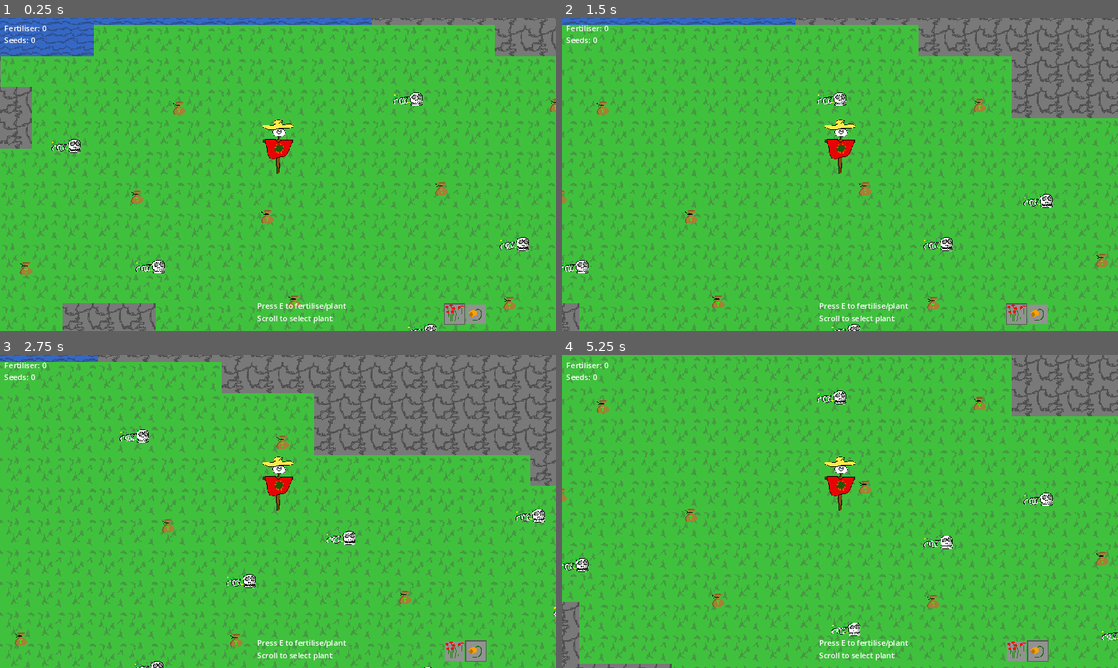
Above: before the commit, frames 1-4 (two rows, left to right).
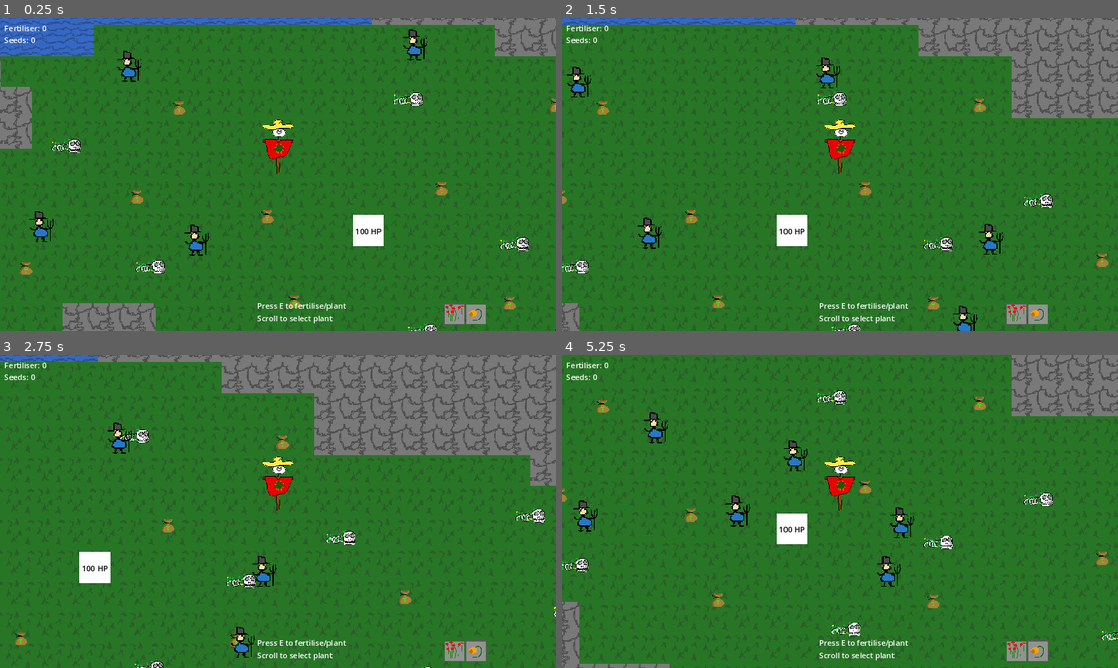
Above: after the commit, the same moments.

Repository: coat-soup/pixel-jam-2025
Game: Godot game, scene res://levels/gameplay_prototyping.tscn
Same seed, same stepped clock (60 frames per second), same inputs: the game is played once before the commit and once after it.
Inputs (mouse positions are in pixels of both pictures, inside the frame that each line leads up to):
- Up to frame 1 (0.25 s): no input
- Up to frame 2 (1.5 s): tap E (interact) at 0.5 s; move the mouse to (962, 158) at 0.52 s; hold D (right) 0.53-1.25 s; hold E (interact) 0.53-1.25 s; click (962, 158) at 0.67 s; drag from (728, 190) to (828, 99) at 1.27 s
- Up to frame 3 (2.75 s): tap E (interact) at 2 s; move the mouse to (333, 442) at 2.02 s; hold D (right) from 2.03 s (still down); hold E (interact) from 2.03 s (still down); tap Mouse wheel up (next_plant) at 2.1 s
- Up to frame 4 (5.25 s): release D (right) at 2.75 s; release E (interact) at 2.75 s; drag from (812, 574) to (901, 539) at 2.77 s; tap E (interact) at 3.5 s; move the mouse to (1006, 558) at 3.52 s; hold A (left) 3.53-4.25 s; hold E (interact) 3.53-4.25 s; tap O at 3.6 s; drag from (673, 464) to (1034, 539) at 4.27 s; move the mouse to (867, 511) at 5.02 s; hold S (down) from 5.03 s (still down); hold E (interact) from 5.03 s (still down); tap Shift at 5.1 s; click (867, 511) at 5.17 s

The runs differ from the first frame. In frame 1, 90% of the frame differs, in the area x 0-100%, y 2-100%; in frame 2, 88%; in frame 3, 81%; in frame 4, 93%, in the area x 0-100%, y 0-100%.

Commit message:
shrine, enemies, & plant attacks

Diff:
--- a/UI/bar_slot_sprite.tscn
+++ b/UI/bar_slot_sprite.tscn
@@ -9,6 +9,7 @@
 
 [node name="Outline" type="ColorRect" parent="."]
 visible = false
+layout_mode = 0
 offset_left = -2.0
 offset_top = -2.0
 offset_right = 42.0
@@ -16,6 +17,7 @@
 color = Color(0.355314, 0.355314, 0.355313, 1)
 
 [node name="BG" type="ColorRect" parent="."]
+layout_mode = 0
 offset_right = 40.0
 offset_bottom = 40.0
 color = Color(0.572988, 0.572988, 0.572988, 1)
--- /dev/null
+++ b/enemies/enemy.gd
@@ -0,0 +1,34 @@
+extends CharacterBody2D
+class_name Enemy
+
+@export var game_manager : GameManager
+@export var speed := 50.0
+@export var damage := 5
+@export var attack_speed := 0.5
+
+@export var max_health := 15
+@onready var cur_health : int = max_health
+
+var time_to_attack := 0.0
+
+
+func _physics_process(delta: float) -> void:
+	var dir := (game_manager.shrine.position - position).normalized()
+	velocity = dir * speed
+	move_and_slide()
+
+	if time_to_attack > 0:
+		time_to_attack -= delta
+	elif position.distance_to(game_manager.shrine.position) <= 50.0:
+		game_manager.damage_shrine(damage)
+		time_to_attack = 1.0/attack_speed
+
+
+func take_damage(amount : int):
+	cur_health -= amount
+	if cur_health <= 0:
+		die()
+
+
+func die():
+	queue_free()
--- a/enemies/enemy.tscn
+++ b/enemies/enemy.tscn
@@ -1,5 +1,19 @@
-[gd_scene format=3 uid="uid://bcd8t2vl5nta6"]
+[gd_scene load_steps=4 format=3 uid="uid://bcd8t2vl5nta6"]
 
-[node name="Enemy" type="Node2D"]
+[ext_resource type="Script" path="res://enemies/enemy.gd" id="1_cgad8"]
+[ext_resource type="Texture2D" uid="uid://d18yilqfkywag" path="res://enemies/sprites/enemy-prot.png" id="2_pvpjj"]
+
+[sub_resource type="CircleShape2D" id="CircleShape2D_2ippk"]
+radius = 22.0
+
+[node name="Enemy" type="CharacterBody2D"]
+script = ExtResource("1_cgad8")
 
 [node name="Sprite2D" type="Sprite2D" parent="."]
+position = Vector2(0, -6)
+texture = ExtResource("2_pvpjj")
+offset = Vector2(0, -18.22)
+
+[node name="CollisionShape2D" type="CollisionShape2D" parent="."]
+position = Vector2(0, -10)
+shape = SubResource("CircleShape2D_2ippk")
--- a/levels/gameplay_prototyping.tscn
+++ b/levels/gameplay_prototyping.tscn
@@ -7,10 +7,13 @@
 [ext_resource type="PackedScene" uid="uid://doodsjk51d3so" path="res://system/scenes/fertiliser.tscn" id="5_oqs7s"]
 [ext_resource type="PackedScene" uid="uid://c3ucbhtcif5xh" path="res://system/scenes/seeds.tscn" id="6_b25l3"]
 [ext_resource type="Resource" uid="uid://v7hxoaplqdxc" path="res://plants/resources/prot_plant_wave.tres" id="7_qpp7y"]
+[ext_resource type="PackedScene" uid="uid://f785xxei2qnq" path="res://system/scenes/shrine.tscn" id="8_nckcs"]
+[ext_resource type="PackedScene" uid="uid://bcd8t2vl5nta6" path="res://enemies/enemy.tscn" id="9_minuh"]
 
-[node name="GameplayPrototyping" type="Node2D"]
+[node name="GameplayPrototyping" type="Node2D" node_paths=PackedStringArray("shrine")]
 y_sort_enabled = true
 script = ExtResource("1_30tsm")
+shrine = NodePath("Shrine")
 
 [node name="TileMapLayer" type="TileMapLayer" parent="."]
 z_index = -100
@@ -106,3 +109,32 @@
 
 [node name="PlantHolder" type="Node2D" parent="."]
 y_sort_enabled = true
+
+[node name="Shrine" parent="." instance=ExtResource("8_nckcs")]
+position = Vector2(89, 137)
+
+[node name="Node" type="Node" parent="."]
+
+[node name="Enemy" parent="Node" node_paths=PackedStringArray("game_manager") instance=ExtResource("9_minuh")]
+position = Vector2(605, 224)
+game_manager = NodePath("../..")
+
+[node name="Enemy2" parent="Node" node_paths=PackedStringArray("game_manager") instance=ExtResource("9_minuh")]
+position = Vector2(-249, 216)
+game_manager = NodePath("../..")
+
+[node name="Enemy3" parent="Node" node_paths=PackedStringArray("game_manager") instance=ExtResource("9_minuh")]
+position = Vector2(-571, 186)
+game_manager = NodePath("../..")
+
+[node name="Enemy4" parent="Node" node_paths=PackedStringArray("game_manager") instance=ExtResource("9_minuh")]
+position = Vector2(-387, -153)
+game_manager = NodePath("../..")
+
+[node name="Enemy5" parent="Node" node_paths=PackedStringArray("game_manager") instance=ExtResource("9_minuh")]
+position = Vector2(220, -203)
+game_manager = NodePath("../..")
+
+[node name="Enemy6" parent="Node" node_paths=PackedStringArray("game_manager") instance=ExtResource("9_minuh")]
+position = Vector2(541, 421)
+game_manager = NodePath("../..")
--- a/plants/resources/prot_plant_shooter.tres
+++ b/plants/resources/prot_plant_shooter.tres
@@ -1,7 +1,8 @@
-[gd_resource type="Resource" script_class="Plant" load_steps=4 format=3 uid="uid://bpem5vv10cdm6"]
+[gd_resource type="Resource" script_class="Plant" load_steps=5 format=3 uid="uid://bpem5vv10cdm6"]
 
 [ext_resource type="PackedScene" uid="uid://2oto82bbvo2k" path="res://plants/scenes/plant_prototype.tscn" id="1_etw7l"]
 [ext_resource type="Script" path="res://plants/scripts/plant.gd" id="1_pnopd"]
+[ext_resource type="PackedScene" uid="uid://d0h8twwaq84qv" path="res://plants/scenes/projectile_attack.tscn" id="1_qs81d"]
 [ext_resource type="Texture2D" uid="uid://dk1ujvte5bdkh" path="res://plants/sprites/plant-prot.png" id="3_ukbx6"]
 
 [resource]
@@ -10,6 +11,7 @@
 prefab_scene = ExtResource("1_etw7l")
 sprite = ExtResource("3_ukbx6")
 growth_time = 8.0
-range = 4
+range = 10
 damage = 4.0
 speed = 0.3
+attack_scene = ExtResource("1_qs81d")
--- a/plants/resources/prot_plant_wave.tres
+++ b/plants/resources/prot_plant_wave.tres
@@ -1,6 +1,7 @@
-[gd_resource type="Resource" script_class="Plant" load_steps=4 format=3 uid="uid://v7hxoaplqdxc"]
+[gd_resource type="Resource" script_class="Plant" load_steps=5 format=3 uid="uid://v7hxoaplqdxc"]
 
 [ext_resource type="PackedScene" uid="uid://c5258de7ktio7" path="res://plants/scenes/plant_prototype_2.tscn" id="1_h27ay"]
+[ext_resource type="PackedScene" uid="uid://d0h8twwaq84qv" path="res://plants/scenes/projectile_attack.tscn" id="1_pfh6w"]
 [ext_resource type="Script" path="res://plants/scripts/plant.gd" id="2_rmumo"]
 [ext_resource type="Texture2D" uid="uid://b8w7adrgo2jja" path="res://plants/sprites/plant-prot-alt.png" id="3_x1ssf"]
 
@@ -10,6 +11,7 @@
 prefab_scene = ExtResource("1_h27ay")
 sprite = ExtResource("3_x1ssf")
 growth_time = 8.0
-range = 4
+range = 10
 damage = 4.0
 speed = 0.3
+attack_scene = ExtResource("1_pfh6w")
--- a/plants/scenes/plant_prototype.tscn
+++ b/plants/scenes/plant_prototype.tscn
@@ -1,9 +1,19 @@
-[gd_scene load_steps=2 format=3 uid="uid://2oto82bbvo2k"]
+[gd_scene load_steps=4 format=3 uid="uid://2oto82bbvo2k"]
 
+[ext_resource type="Script" path="res://plants/scripts/plant_behaviour.gd" id="1_gcnie"]
 [ext_resource type="Texture2D" uid="uid://dk1ujvte5bdkh" path="res://plants/sprites/plant-prot.png" id="1_s42yi"]
 
+[sub_resource type="RectangleShape2D" id="RectangleShape2D_rtdti"]
+size = Vector2(64, 64)
+
 [node name="PlantPrototype" type="Node2D"]
+script = ExtResource("1_gcnie")
 
 [node name="Sprite2D" type="Sprite2D" parent="."]
 y_sort_enabled = true
 texture = ExtResource("1_s42yi")
+
+[node name="Area2D" type="Area2D" parent="."]
+
+[node name="CollisionShape2D" type="CollisionShape2D" parent="Area2D"]
+shape = SubResource("RectangleShape2D_rtdti")
--- a/plants/scenes/plant_prototype_2.tscn
+++ b/plants/scenes/plant_prototype_2.tscn
@@ -1,9 +1,19 @@
-[gd_scene load_steps=2 format=3 uid="uid://c5258de7ktio7"]
+[gd_scene load_steps=4 format=3 uid="uid://c5258de7ktio7"]
 
+[ext_resource type="Script" path="res://plants/scripts/plant_behaviour.gd" id="1_solgo"]
 [ext_resource type="Texture2D" uid="uid://b8w7adrgo2jja" path="res://plants/sprites/plant-prot-alt.png" id="1_yjrxm"]
+
+[sub_resource type="RectangleShape2D" id="RectangleShape2D_hsade"]
+size = Vector2(64, 64)
 
 [node name="PlantPrototype2" type="Node2D"]
 y_sort_enabled = true
+script = ExtResource("1_solgo")
 
 [node name="Sprite2D" type="Sprite2D" parent="."]
 texture = ExtResource("1_yjrxm")
+
+[node name="Area2D" type="Area2D" parent="."]
+
+[node name="CollisionShape2D" type="CollisionShape2D" parent="Area2D"]
+shape = SubResource("RectangleShape2D_hsade")
--- /dev/null
+++ b/plants/scenes/projectile_attack.tscn
@@ -0,0 +1,23 @@
+[gd_scene load_steps=3 format=3 uid="uid://d0h8twwaq84qv"]
+
+[ext_resource type="Script" path="res://plants/scripts/plant_attack.gd" id="1_xxxv6"]
+
+[sub_resource type="CircleShape2D" id="CircleShape2D_11os5"]
+radius = 6.0
+
+[node name="ProjectileAttack" type="Node2D"]
+script = ExtResource("1_xxxv6")
+
+[node name="Sprite2D" type="Sprite2D" parent="."]
+
+[node name="Area2D" type="Area2D" parent="."]
+
+[node name="CollisionShape2D" type="CollisionShape2D" parent="Area2D"]
+shape = SubResource("CircleShape2D_11os5")
+
+[node name="ColorRect" type="ColorRect" parent="."]
+offset_left = -5.0
+offset_top = -5.0
+offset_right = 5.0
+offset_bottom = 5.0
+color = Color(1, 0, 0.0166664, 1)
--- a/plants/scripts/plant.gd
+++ b/plants/scripts/plant.gd
@@ -5,6 +5,7 @@
 @export var prefab_scene : PackedScene
 @export var sprite : Texture2D
 @export var growth_time : float = 8.0
-@export var range : int = 4
-@export var damage : float = 4
-@export var speed : float = 0.3
+@export var range : int = 10
+@export var damage : float = 7
+@export var speed : float = 0.5
+@export var attack_scene : PackedScene
--- /dev/null
+++ b/plants/scripts/plant_attack.gd
@@ -0,0 +1,29 @@
+extends Node2D
+class_name PlantAttack
+
+var plant_data : Plant
+var target : Node2D
+var speed := 500.0
+
+var initialised := false
+
+func _ready() -> void:
+	(get_node("Area2D") as Area2D).body_entered.connect(on_body_entered)
+	print("projectile spawned")
+
+
+func _physics_process(delta: float) -> void:
+	if !initialised: return
+	if target == null:
+		queue_free()
+		return
+	var dir = (target.global_position - global_position).normalized()
+
+	position += dir * speed * delta
+
+
+func on_body_entered(body : Node2D):
+	body = body as Enemy
+	if body:
+		body.take_damage(plant_data.damage)
+		queue_free()
--- /dev/null
+++ b/plants/scripts/plant_behaviour.gd
@@ -0,0 +1,36 @@
+extends Node2D
+class_name PlantBehaviour
+
+var plant_data : Plant
+@onready var enemy_collision: Area2D = $Area2D
+
+var time_to_attack := 0.0
+
+
+func _ready() -> void:
+	print(enemy_collision.scale)
+	enemy_collision.scale = Vector2(plant_data.range,plant_data.range)
+	print(enemy_collision.scale)
+
+
+func _process(delta: float) -> void:
+	if time_to_attack > 0:
+		time_to_attack -= delta
+	else:
+		var enemies = enemy_collision.get_overlapping_bodies()
+		for enemy in enemies:
+			enemy = enemy as Enemy
+			if enemy:
+				print("found ", enemy, " in range")
+				attack(enemy)
+				return
+
+
+func attack(target : Node2D):
+	var attack_scene = plant_data.attack_scene.instantiate() as PlantAttack
+	#attack_scene.position = position
+	attack_scene.plant_data = plant_data
+	attack_scene.target = target
+	attack_scene.initialised = true
+	add_child(attack_scene)
+	time_to_attack = 1.0/plant_data.speed
--- a/player/scripts/farming_manager.gd
+++ b/player/scripts/farming_manager.gd
@@ -56,8 +56,9 @@
 	cur_seeds[seed_id] -= 1
 	player.hud.set_seeds_count(available_plants, cur_seeds)
 
-	var spawned = plant.prefab_scene.instantiate()
+	var spawned = plant.prefab_scene.instantiate() as PlantBehaviour
 	spawned.position = tilemap.map_to_local(t_pos)
+	spawned.plant_data = plant
 	player.plant_holder.add_child(spawned)
 	planted_dict[t_pos] = spawned
 
--- /dev/null
+++ b/system/scenes/shrine.tscn
@@ -0,0 +1,26 @@
+[gd_scene load_steps=2 format=3 uid="uid://f785xxei2qnq"]
+
+[sub_resource type="CircleShape2D" id="CircleShape2D_rnkf8"]
+radius = 38.0132
+
+[node name="Shrine" type="Node2D"]
+
+[node name="Sprite2D" type="Sprite2D" parent="."]
+
+[node name="ColorRect" type="ColorRect" parent="."]
+offset_right = 64.0
+offset_bottom = 64.0
+
+[node name="StaticBody2D" type="StaticBody2D" parent="."]
+
+[node name="CollisionShape2D" type="CollisionShape2D" parent="StaticBody2D"]
+position = Vector2(30, 34)
+shape = SubResource("CircleShape2D_rnkf8")
+
+[node name="Label" type="Label" parent="."]
+offset_left = 5.0
+offset_top = 22.0
+offset_right = 59.0
+offset_bottom = 45.0
+theme_override_colors/font_color = Color(0, 0, 0, 1)
+text = "100 HP"
--- a/system/scripts/game_manager.gd
+++ b/system/scripts/game_manager.gd
@@ -1,5 +1,20 @@
 extends Node
+class_name GameManager
+
+@export var hud : HUD
+@export var shrine : Node2D
+@export var shrine_hp := 100
+@onready var cur_shrine_hp : int = shrine_hp
+
 
 func _input(event: InputEvent) -> void:
 	if Input.is_key_pressed(KEY_ESCAPE):
 		get_tree().quit()
+
+
+func damage_shrine(amount : int):
+	cur_shrine_hp -= amount
+	(shrine.get_node("Label") as Label).text = str(cur_shrine_hp) + " HP"
+	if cur_shrine_hp <= 0:
+		print("GAME OVER")
+		get_tree().quit()
--- a/world/prototype_background_tileset.tres
+++ b/world/prototype_background_tileset.tres
@@ -9,6 +9,7 @@
 1:0/0 = 0
 1:0/0/physics_layer_0/polygon_0/points = PackedVector2Array(-32, -32, 32, -32, 32, 13.5, -32, 13.5)
 0:1/0 = 0
+0:1/0/modulate = Color(0.61339, 0.61339, 0.61339, 1)
 1:1/0 = 0
 1:1/0/physics_layer_0/polygon_0/points = PackedVector2Array(-32, -32, 32, -32, 32, 7.5, -32, 8)
 
Binary file added: enemies/sprites/enemy-prot.png
Not shown, added: enemies/sprites/enemy-prot.png.import
Not shown: 1 places in levels/gameplay_prototyping.tscn that only renumber resources
